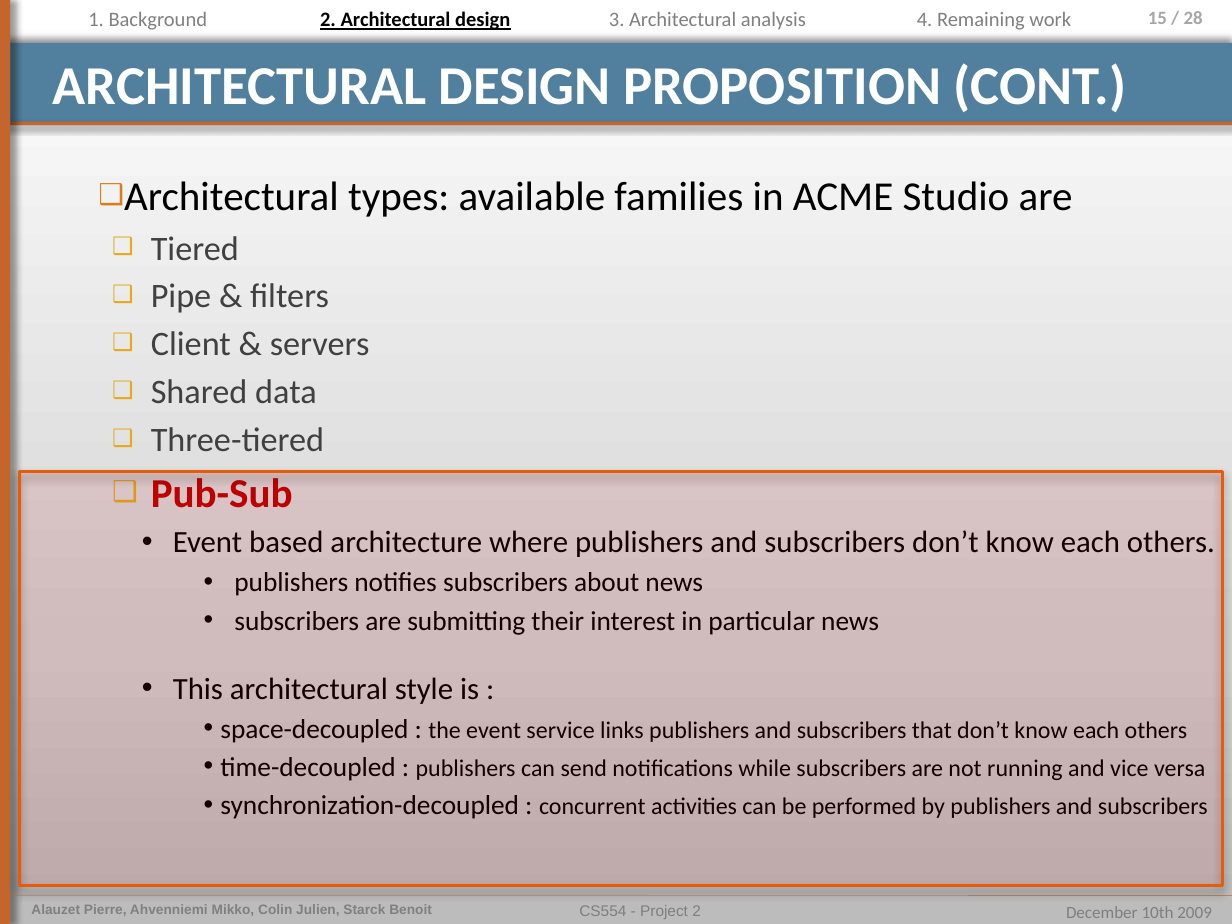
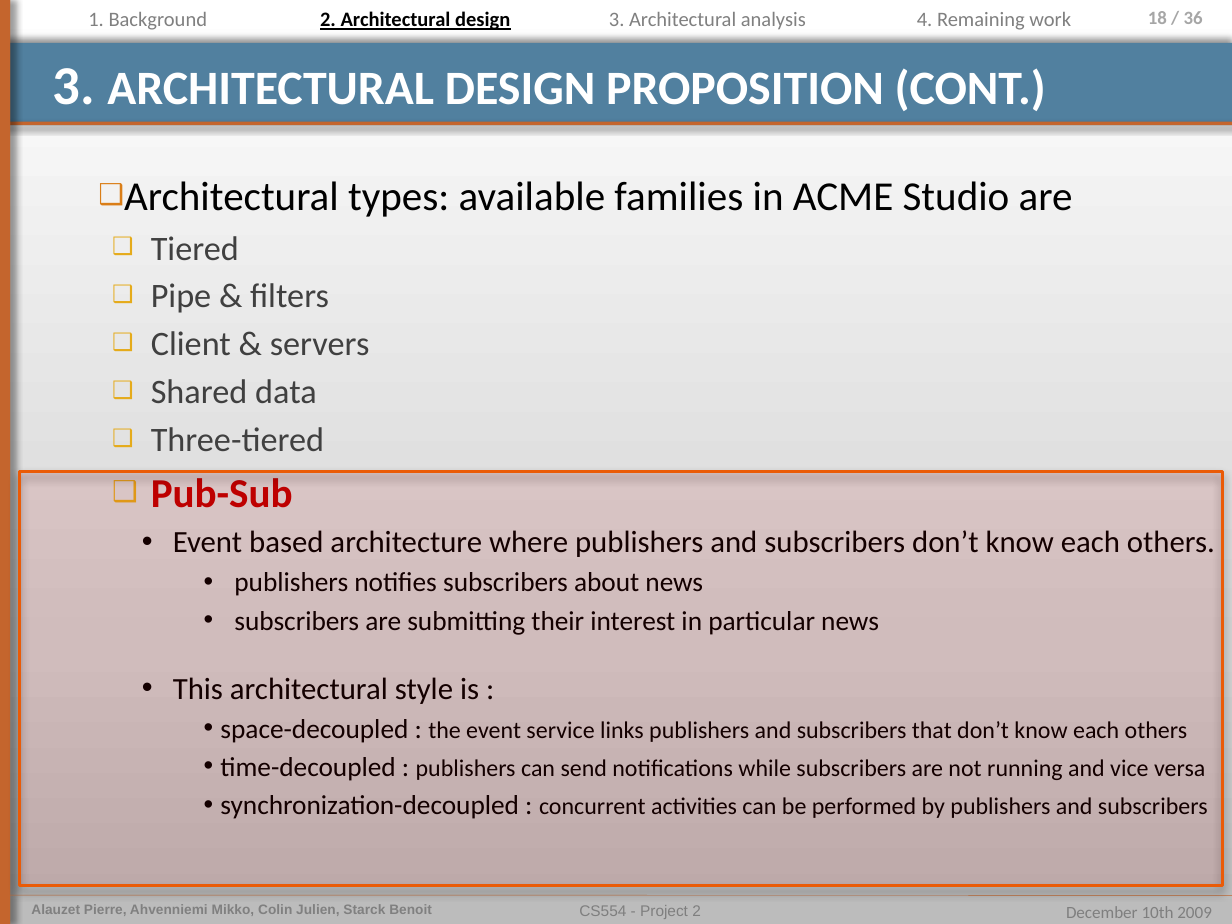
Before and after one commit to pierrealauzet/euroteam, a slide deck: slide 18 of Project 2/PartFinal/CS554_EuroTeam_Project2_Final_pierre.pptx (slide 15 before the commit). Drawn at 1232x924 pixels with LibreOffice and Linux fonts; fonts in the diff are those of the drawing. Boxes give left, top, right and bottom in pixels: in the first picture for what was removed or moved away, otherwise in the second. Text is boxed around its words. In the diff, an @@ line names an element or a change of style, - is before the commit and + after.

```diff
--- a/Project 2/PartFinal/CS554_EuroTeam_Project2_Final_pierre.pptx
+++ b/Project 2/PartFinal/CS554_EuroTeam_Project2_Final_pierre.pptx
@@ page number at (1148, 11, 1203, 24): text changed @@
-15 / 28
+18 / 36
@@ title at (53, 68, 1046, 111): text changed; size 32 to 28 pt @@
-ARCHITECTURAL DESIGN PROPOSITION (CONT.)
+3. ARCHITECTURAL DESIGN PROPOSITION (CONT.)
```
Also in this commit, not shown: 23 other slides changed, 9 slides added, 2 slides removed.
